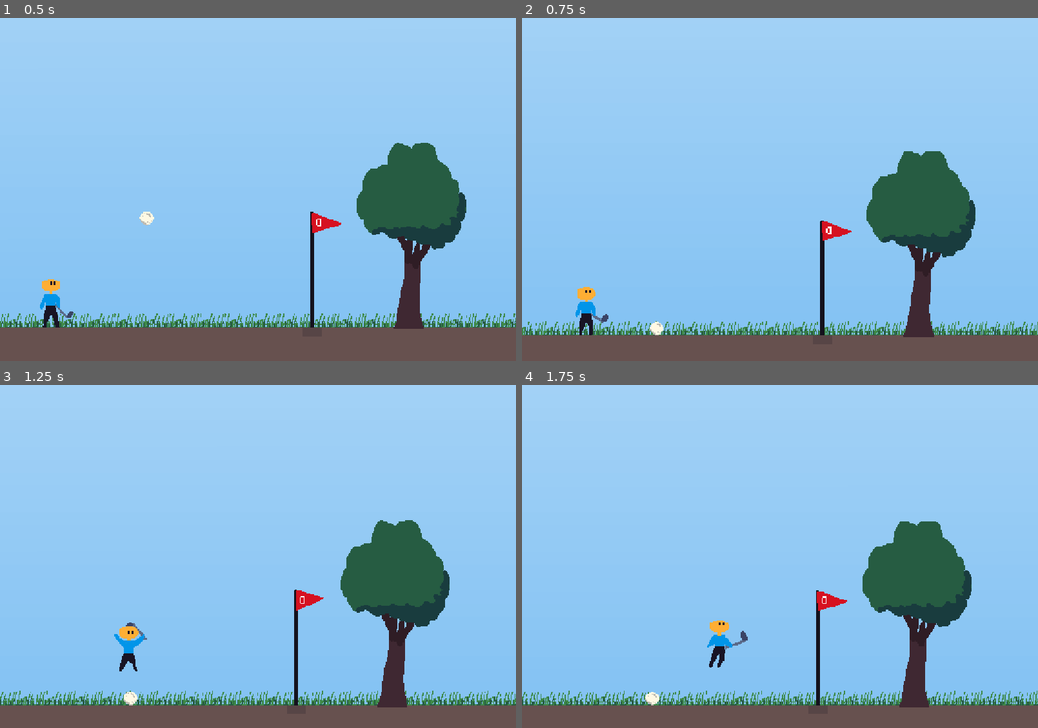
Above: before the commit, frames 1-4 (two rows, left to right).
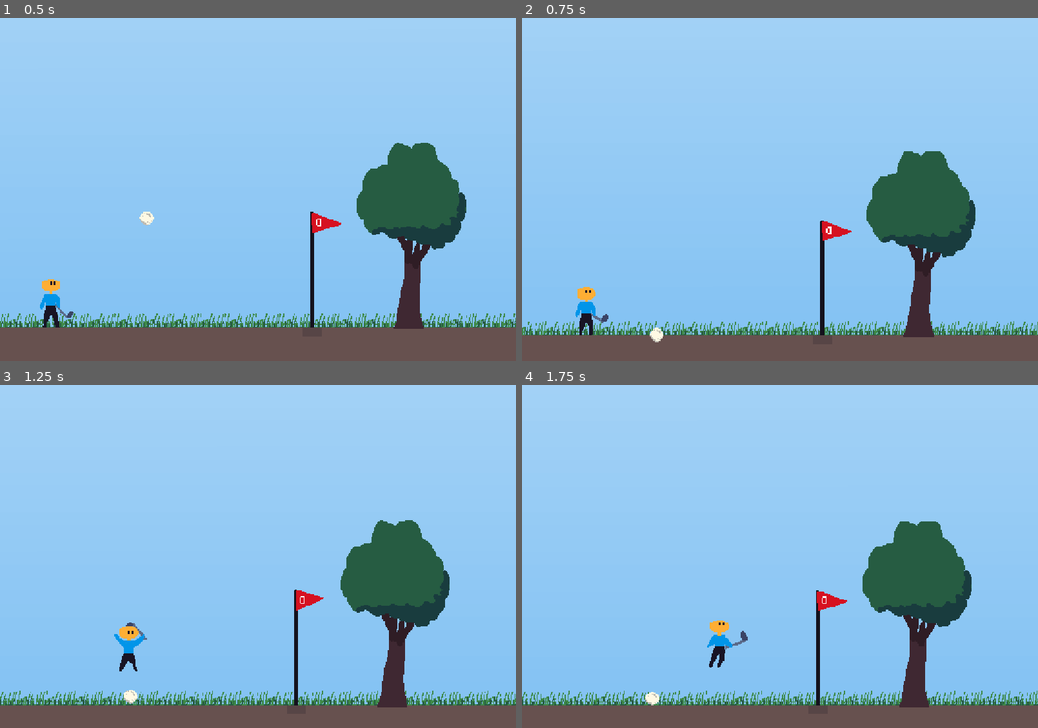
Above: after the commit, the same moments.

Repository: martindzejky/down-golf
Game: Godot game, scene res://main.tscn
The game is run twice, just before and just after one commit, with the same random seed, the same clock (stepped at 60 frames per second) and the same inputs.
Inputs:
- Up to frame 1 (0.5 s): no input
- Up to frame 2 (0.75 s): hold Right (move_right) from 0.53 s (still down); hold Space (shoot) from 0.53 s (still down)
- Up to frame 3 (1.25 s): keep holding Right (move_right); keep holding Space (shoot); tap Up (jump) at 0.77 s
- Up to frame 4 (1.75 s): keep holding Right (move_right); release Space (shoot) at 1.28 s; tap Space (shoot) at 1.35 s; tap Up (jump) at 1.52 s

Frame 1 is identical in both runs. In frame 2, 0.1% of the frame differs, in the area x 24-28%, y 88-95%; in frame 3, less than 0.1%; in frame 4, less than 0.1%.

Commit message:
fix ball on slopes

Diff:
--- a/objects/ball.tscn
+++ b/objects/ball.tscn
@@ -8,8 +8,8 @@
 [ext_resource type="AudioStream" uid="uid://bqpkbq16ujadw" path="res://sounds/hit3.wav" id="6_b6iv5"]
 
 [sub_resource type="PhysicsMaterial" id="PhysicsMaterial_ct1s3"]
-friction = 0.85
-bounce = 0.3
+friction = 0.7
+bounce = 0.4
 
 [sub_resource type="CircleShape2D" id="CircleShape2D_4k3yw"]
 radius = 8.0
@@ -37,11 +37,11 @@
 collision_layer = 4
 physics_material_override = SubResource("PhysicsMaterial_ct1s3")
 can_sleep = false
-continuous_cd = 1
+continuous_cd = 2
 contact_monitor = true
 max_contacts_reported = 3
 linear_damp = 0.5
-angular_damp = 16.0
+angular_damp = 10.0
 script = ExtResource("1_3d6a7")
 particles = NodePath("particles")
 hit_sound = NodePath("hit")
--- a/objects/camera_bounds.gd
+++ b/objects/camera_bounds.gd
@@ -4,8 +4,6 @@
 @export var shape: CollisionShape2D
 
 func activate() -> void:
-  print('camera bounds activate')
-
   # Get current camera (usually from viewport)
   var camera = get_viewport().get_camera_2d()
 
--- a/objects/player.gd
+++ b/objects/player.gd
@@ -6,7 +6,7 @@
 const JUMP_MAX_VELOCITY = -35.0
 const MIN_SHOOT_POWER = 10.0
 const MAX_SHOOT_POWER = 100.0
-const SHOOT_IMPULSE_MULTIPLIER_X = 20.0
+const SHOOT_IMPULSE_MULTIPLIER_X = 27.0
 const SHOOT_IMPULSE_MULTIPLIER_Y = 40.0
 const AIM_SPEED = 100.0
 
--- a/objects/test_spawner.gd
+++ b/objects/test_spawner.gd
@@ -5,8 +5,6 @@
 @export var camera_scene: PackedScene
 
 func _ready():
-  print('test spawner ready')
-
   # Check if player exists already
   if get_tree().get_nodes_in_group('player').size() == 0:
     # Spawn player
